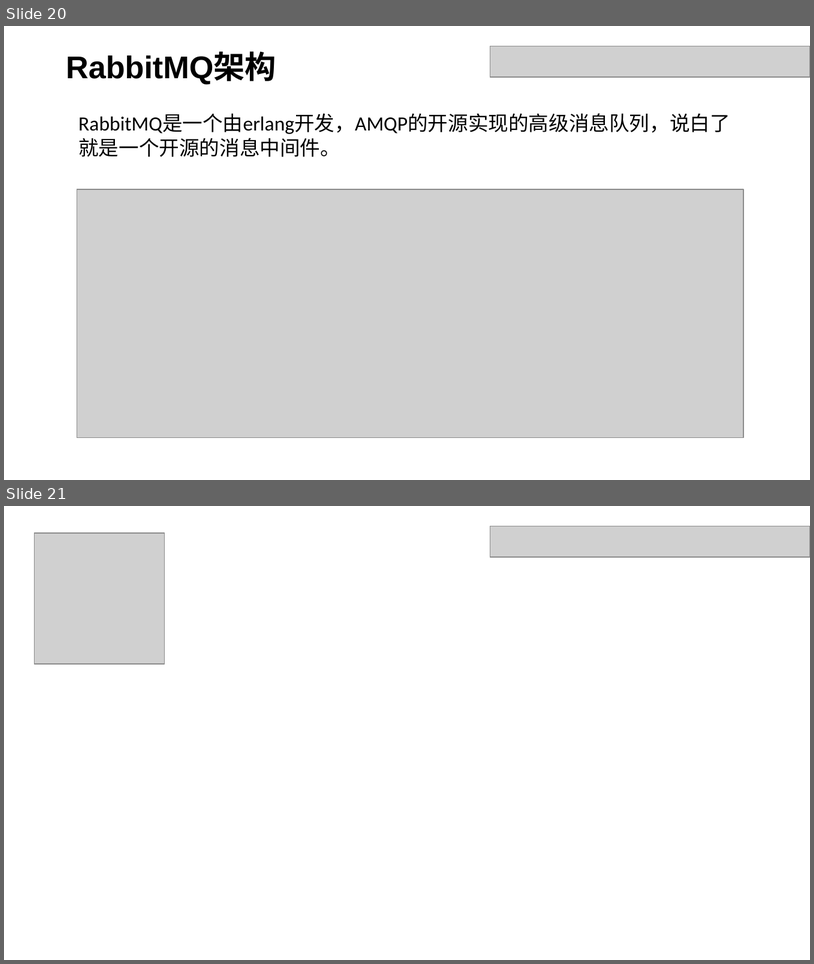
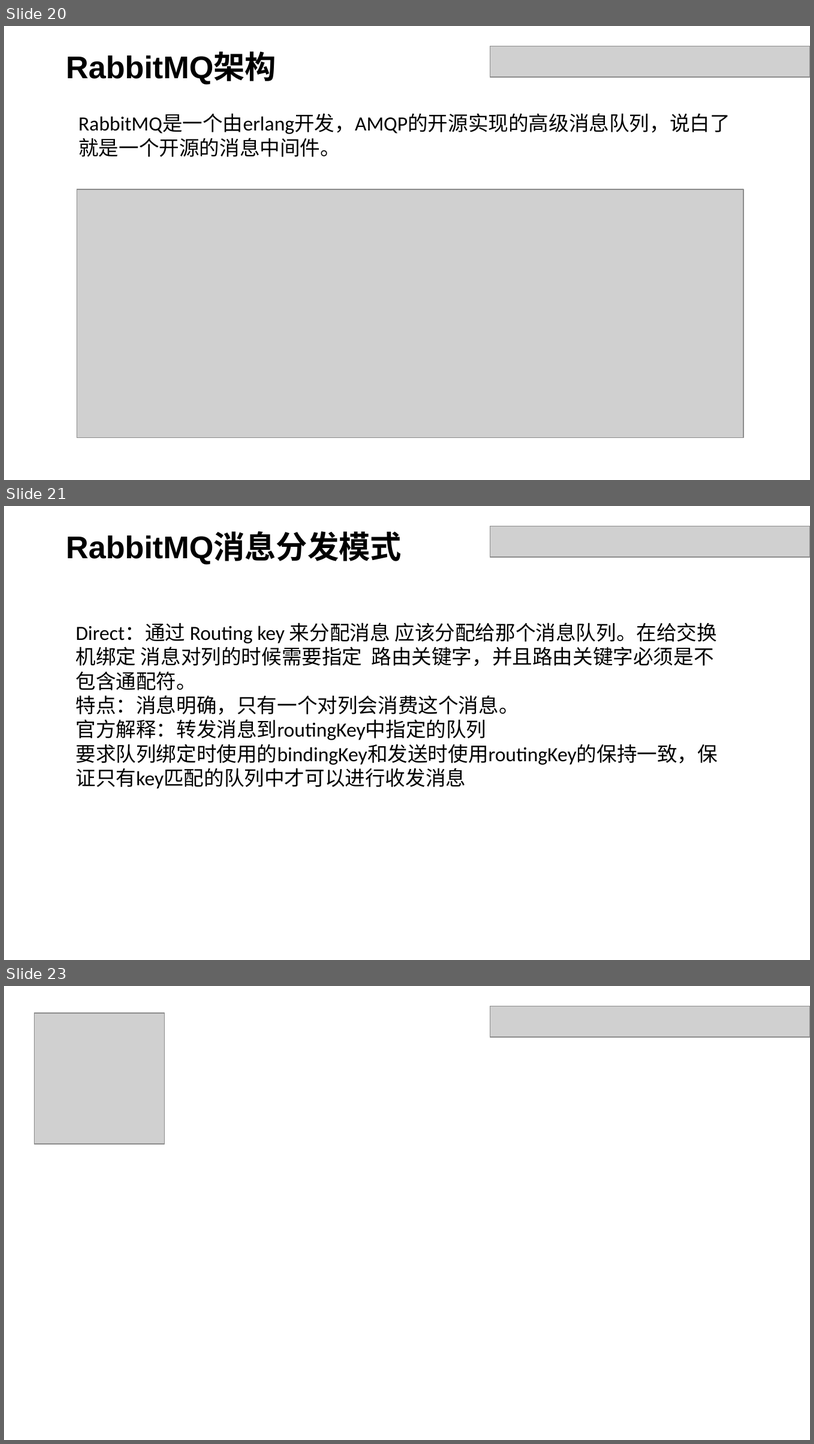
Before and after one commit to dxh122685692/doc, a slide deck: 分享.pptx. Shown one above the other, each under a label of ours: slides 20 and 21 before the commit, slides 20, 21 and 23 after it; the slides between them are not shown. The pictures are 814x964 and 814x1444 pixels, drawn with LibreOffice and Linux fonts; fonts in the diff are those of the drawing; grey boxes stand for pictures. Boxes give left, top, right and bottom in pixels: in the first picture for what was removed or moved away, otherwise in the second. Text is boxed around its words. In the diff, an @@ line names an element or a change of style, - is before the commit and + after.

```diff
--- a/分享.pptx
+++ b/分享.pptx
@@ slide 21 added at [4, 506, 810, 960], background #FFFFFF @@
@@ text added at [66, 533, 402, 564], 28 pt, text #000000, bold @@
+RabbitMQ消息分发模式
@@ picture added at [490, 526, 810, 557] @@
@@ text added at [76, 622, 719, 789], 18 pt, text #000000 @@
+Direct：通过 Routing key 来分配消息 应该分配给那个消息队列。在给交换机绑定 消息对列的时候需要指定 路由关键字，并且路由关键字必须是不包含通配符。
+特点：消息明确，只有一个对列会消费这个消息。
+官方解释：转发消息到routingKey中指定的队列
+要求队列绑定时使用的bindingKey和发送时使用routingKey的保持一致，保证只有key匹配的队列中才可以进行收发消息
@@ what was slide 21 is now slide 23 @@
```
Also in this commit, not shown: 1 other slide added.
